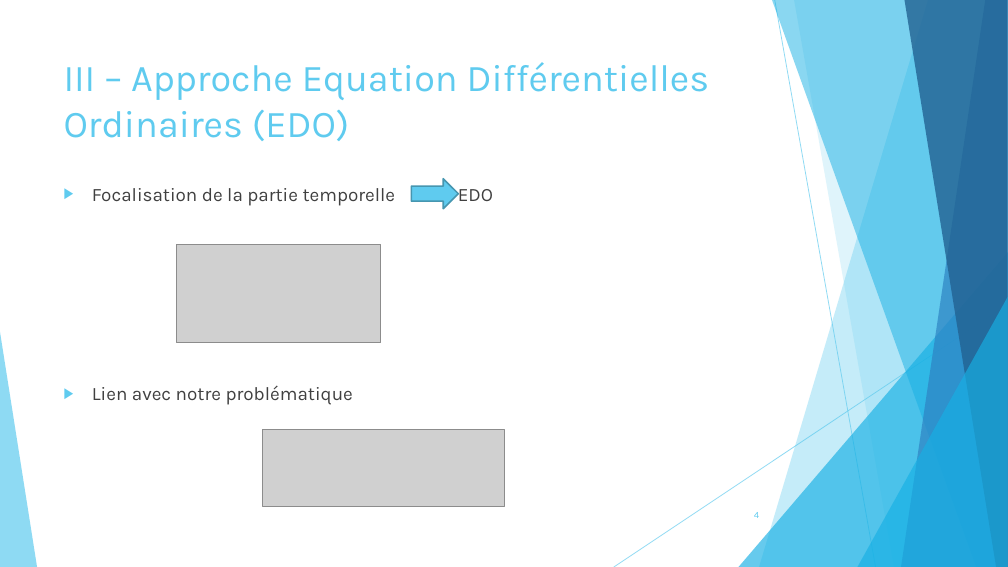
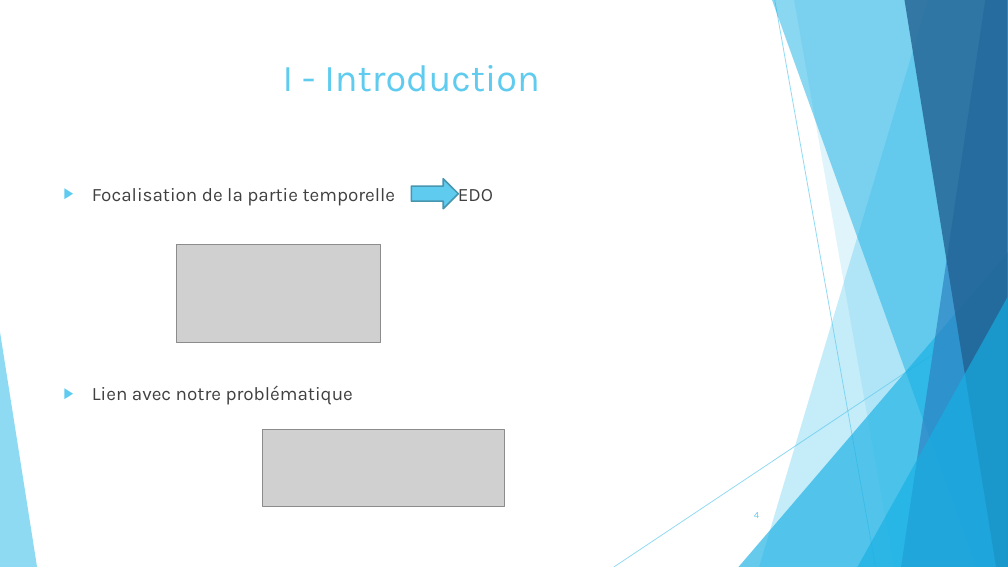
Before and after one commit to pierreXVI/PIE, a slide deck: slide 4 of oral_presentation/Oral_presentation_12_02_2019.pptx. Drawn at 1008x567 pixels with LibreOffice and Linux fonts; fonts in the diff are those of the drawing; grey boxes stand for pictures. Boxes give left, top, right and bottom in pixels: in the first picture for what was removed or moved away, otherwise in the second. Text is boxed around its words. In the diff, an @@ line names an element or a change of style, - is before the commit and + after.

```diff
--- a/oral_presentation/Oral_presentation_12_02_2019.pptx
+++ b/oral_presentation/Oral_presentation_12_02_2019.pptx
@@ title at bbox=[283, 65, 540, 92]: text changed @@
-III – Approche Equation Différentielles Ordinaires (EDO)
+I - Introduction
```
Also in this commit, not shown: 12 other slides changed, 7 slides added, 3 slides removed, 1 other file.
